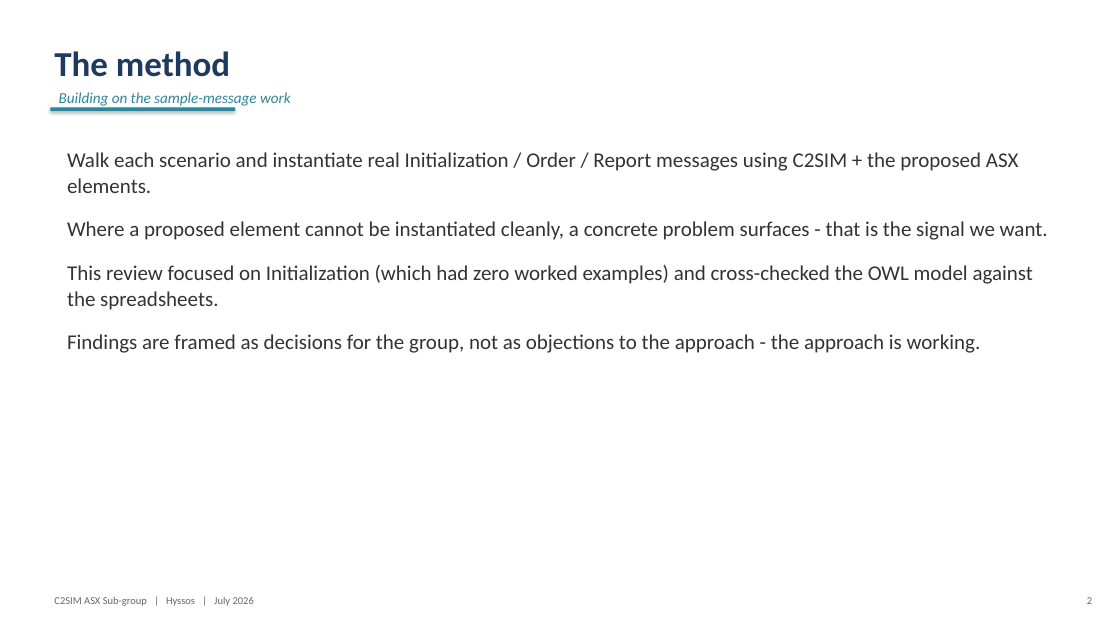
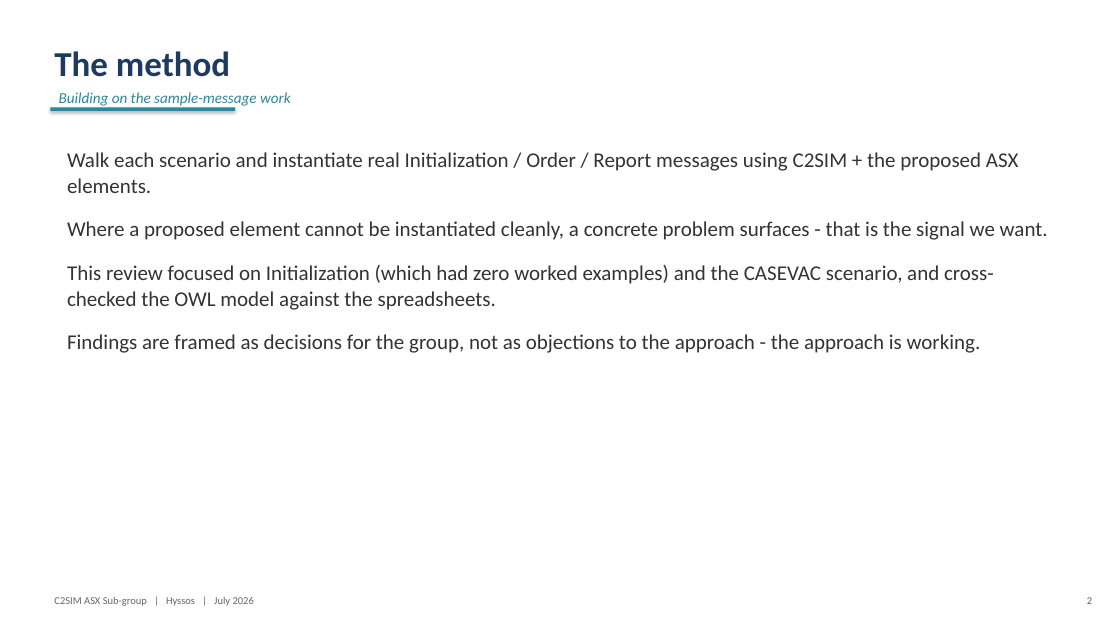
Before and after one commit to hyssostech/C2SIMArtifacts, a slide deck: slide 2 of Subgroups/ASX/InstantiationReview/ASX-Instantiation-Findings.pptx. Drawn at 1120x630 pixels with LibreOffice and Linux fonts; fonts in the diff are those of the drawing. Boxes give left, top, right and bottom in pixels: in the first picture for what was removed or moved away, otherwise in the second. Text is boxed around its words. In the diff, an @@ line names an element or a change of style, - is before the commit and + after.

```diff
--- a/Subgroups/ASX/InstantiationReview/ASX-Instantiation-Findings.pptx
+++ b/Subgroups/ASX/InstantiationReview/ASX-Instantiation-Findings.pptx
@@ text at bbox=[67, 265, 994, 310]: text changed @@
-This review focused on Initialization (which had zero worked examples) and cross-checked the OWL model against the spreadsheets.
+This review focused on Initialization (which had zero worked examples) and the CASEVAC scenario, and cross-checked the OWL model against the spreadsheets.
```
Also in this commit, not shown: 4 other slides changed, 1 slide added, 1 other file.
